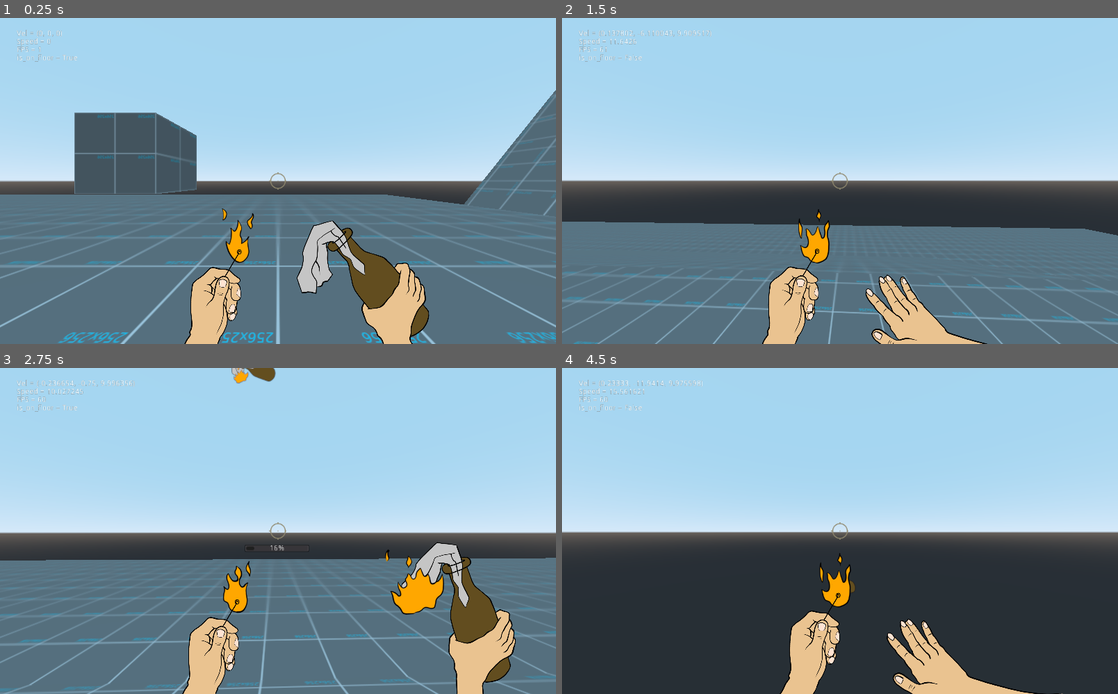
Above: before the commit, frames 1-4 (two rows, left to right).
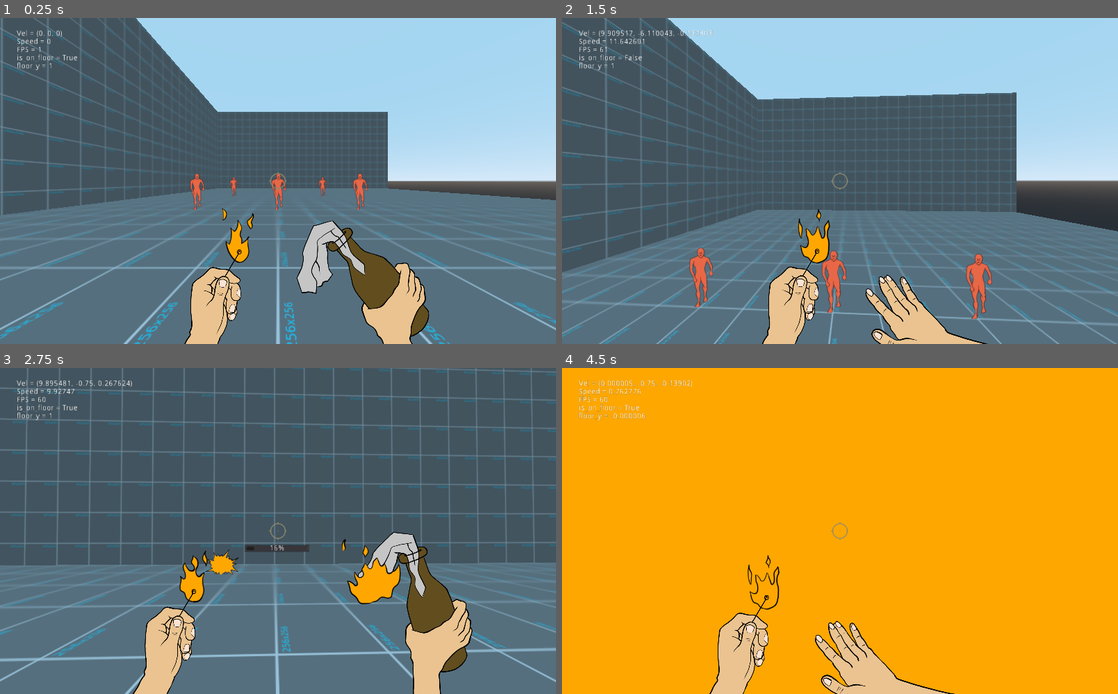
Above: after the commit, the same moments.

Repository: charliedavenport/FPS_Project
Game: Godot game, scene res://Level/Level.tscn
Same seed, same stepped clock (60 frames per second), same inputs: the game is played once before the commit and once after it.
Inputs (mouse positions are in pixels of both pictures, inside the frame that each line leads up to):
- Up to frame 1 (0.25 s): no input
- Up to frame 2 (1.5 s): tap Enter at 0.5 s; move the mouse to (867, 181) at 0.52 s; press the mouse at (867, 181) at 0.53 s; hold W (forward) from 0.53 s (still down); tap Space (jump) at 0.77 s; move the mouse to (812, 181) at 1.27 s; release the mouse at (812, 181) at 1.28 s; click (812, 181) at 1.35 s
- Up to frame 3 (2.75 s): keep holding W (forward); tap Space (jump) at 1.52 s; move the mouse to (289, 524) at 2.02 s; press the mouse at (289, 524) at 2.03 s
- Up to frame 4 (4.5 s): keep holding W (forward); move the mouse to (834, 537) at 2.77 s; release the mouse at (834, 537) at 2.78 s; click (834, 537) at 2.85 s; tap Space (jump) at 3.02, 3.77 s; move the mouse to (878, 534) at 3.52 s; press the mouse at (878, 534) at 3.53 s; move the mouse to (795, 527) at 4.27 s; release the mouse at (795, 527) at 4.28 s; click (795, 527) at 4.35 s

The runs differ from the first frame. In frame 1, 29% of the frame differs, in the area x 0-100%, y 0-100%; in frame 2, 43%; in frame 3, 74%; in frame 4, 99%.

Commit message:
force player to slide down steep slopes

Diff:
--- a/Level/Level.tscn
+++ b/Level/Level.tscn
@@ -1,12 +1,8 @@
-[gd_scene load_steps=8 format=2]
+[gd_scene load_steps=6 format=2]
 
 [ext_resource path="res://Player/Player.tscn" type="PackedScene" id=1]
 [ext_resource path="res://Assets/grid_material.tres" type="Material" id=3]
 [ext_resource path="res://Enemy/Enemy.tscn" type="PackedScene" id=4]
-
-[sub_resource type="CubeMesh" id=1]
-
-[sub_resource type="BoxShape" id=2]
 
 [sub_resource type="Animation" id=3]
 resource_name = "New Anim"
@@ -83,8 +79,18 @@
 material = ExtResource( 3 )
 
 [node name="CSGPolygon" type="CSGPolygon" parent="CSGCombiner"]
-transform = Transform( 5.0156, 0, 0, 0, 1.5611, 0, 0, 0, 14.5316, -13.1363, 0.233419, 7.16829 )
-polygon = PoolVector2Array( 0, 0, 0, 4, 1, 0 )
+transform = Transform( 5.0156, 0, 0, 0, 1.5611, 0, 0, 0, 4.48905, -13.1363, 0.233419, 7.16829 )
+polygon = PoolVector2Array( 0, 0, 0, 3, 1, 0 )
+material = ExtResource( 3 )
+
+[node name="CSGPolygon3" type="CSGPolygon" parent="CSGCombiner"]
+transform = Transform( 5.0156, 0, 0, 0, 1.5611, 0, 0, 0, 4.48905, -13.1363, 0.274655, 2.17826 )
+polygon = PoolVector2Array( 0, 0, 0.0178573, 1.81602, 1, 0 )
+material = ExtResource( 3 )
+
+[node name="CSGPolygon4" type="CSGPolygon" parent="CSGCombiner"]
+transform = Transform( 5.0156, 0, 0, 0, 1.5611, 0, 0, 0, 4.48905, -13.1363, 0.0186028, -2.56574 )
+polygon = PoolVector2Array( 0, 0, 0.00576687, 1.33556, 1, 0 )
 material = ExtResource( 3 )
 
 [node name="CSGPolygon2" type="CSGPolygon" parent="CSGCombiner"]
@@ -93,38 +99,26 @@
 material = ExtResource( 3 )
 
 [node name="Player" parent="." instance=ExtResource( 1 )]
-transform = Transform( 1, 0, 0, 0, 1, 0, 0, 0, 1, 0, 0.5, 0 )
+transform = Transform( -4.37114e-08, 0, 1, 0, 1, 0, -1, 0, -4.37114e-08, 0, 0.308448, -3 )
 look_sens = 0.001
 
-[node name="StaticBody" type="StaticBody" parent="."]
-transform = Transform( 1, 0, 0, 0, 1, 0, 0, 0, 1, 4, 2, 5 )
-collision_layer = 2
-collision_mask = 29
-
-[node name="MeshInstance" type="MeshInstance" parent="StaticBody"]
-mesh = SubResource( 1 )
-material/0 = ExtResource( 3 )
-
-[node name="CollisionShape" type="CollisionShape" parent="StaticBody"]
-shape = SubResource( 2 )
-
 [node name="Enemy2" parent="." instance=ExtResource( 4 )]
-transform = Transform( 0.5, 0, 0, 0, 0.5, 0, 0, 0, 0.5, 12, 0, 0 )
+transform = Transform( 0.5, 0, 0, 0, 0.5, 0, 0, 0, 0.5, 6, 0.304732, 0 )
 
 [node name="Enemy" parent="." instance=ExtResource( 4 )]
-transform = Transform( 0.5, 0, 0, 0, 0.5, 0, 0, 0, 0.5, 12, 0, -3 )
+transform = Transform( 0.5, 0, 0, 0, 0.5, 0, 0, 0, 0.5, 6, 0.304732, -3 )
 
 [node name="Enemy3" parent="." instance=ExtResource( 4 )]
-transform = Transform( 0.5, 0, 0, 0, 0.5, 0, 0, 0, 0.5, 12, 0, -6 )
+transform = Transform( 0.5, 0, 0, 0, 0.5, 0, 0, 0, 0.5, 6, 0.304732, -6 )
 
 [node name="Enemy4" parent="." instance=ExtResource( 4 )]
-transform = Transform( 0.5, 0, 0, 0, 0.5, 0, 0, 0, 0.5, 17, 0, 0 )
+transform = Transform( 0.5, 0, 0, 0, 0.5, 0, 0, 0, 0.5, 11, 0.304732, 0 )
 
 [node name="Enemy5" parent="." instance=ExtResource( 4 )]
-transform = Transform( 0.5, 0, 0, 0, 0.5, 0, 0, 0, 0.5, 17, 0, -3 )
+transform = Transform( 0.5, 0, 0, 0, 0.5, 0, 0, 0, 0.5, 11, 0.304732, -3 )
 
 [node name="Enemy6" parent="." instance=ExtResource( 4 )]
-transform = Transform( 0.5, 0, 0, 0, 0.5, 0, 0, 0, 0.5, 17, 0, -6 )
+transform = Transform( 0.5, 0, 0, 0, 0.5, 0, 0, 0, 0.5, 11, 0.304732, -6 )
 
 [node name="SpotLight" type="SpotLight" parent="."]
 transform = Transform( -0.267437, 0.933633, -0.238342, -0.179493, 0.194753, 0.964289, 0.94671, 0.300667, 0.115496, 11.1429, 9.7561, -1.19929 )
--- a/Player/Player.gd
+++ b/Player/Player.gd
@@ -8,6 +8,7 @@
 export var fall_accel_up: float = 1.0
 export var max_fall_speed: float = -15.0
 export var jump_speed: float = 10.0
+export var max_floor_angle: float = 0.7
 
 var vel: Vector3
 var move_input: Vector3
@@ -16,6 +17,9 @@
 var is_jump_cooldown: bool
 var jump_request: bool
 var is_returning_weapon_center: bool
+
+var min_floor_y: float
+var floor_y: float
 
 onready var cam = get_node("Camera")
 onready var jump_timer = get_node("JumpTimer")
@@ -29,6 +33,8 @@
 	is_jump_cooldown = false
 	jump_timer.connect("timeout", self, "on_jump_cooldown")
 	is_returning_weapon_center = false
+	min_floor_y = sin((PI/2) - max_floor_angle) # i <3 trig
+	print(min_floor_y)
 
 func _input(event):
 	if event is InputEventMouseMotion:
@@ -46,7 +52,7 @@
 		snap = -get_floor_normal()
 	else:
 		snap = Vector3.ZERO
-	#apply_slope()
+	apply_slope()
 	apply_move_acceleration(delta)
 	if jump_request and is_on_floor():
 		apply_jump()
@@ -55,10 +61,8 @@
 		jump_request = false
 		apply_gravity(delta)
 	#vel = move_and_slide(move_input, Vector3.UP, true, 4, 1.22)
-	vel = move_and_slide_with_snap(move_input, snap, Vector3.UP, true, 4)
-#	var slides = get_slide_count()
-#	if slides > 0:
-#		handle_slopes(slides)
+	vel = move_and_slide_with_snap(move_input, snap, Vector3.UP, true, 4, 0.6)
+
 
 func apply_slope() -> void:
 	# rotate movement input to be on the plane of a slope
@@ -67,8 +71,10 @@
 		return
 	for i in range(slides):
 		var col = get_slide_collision(i)
-		if col.normal.y < 1.0:
-			pass
+		floor_y = col.normal.y
+		if floor_y < min_floor_y:
+			move_input.x = 0
+			move_input.z = 0
 
 func apply_move_acceleration(delta: float) -> void:
 	var wish_dir = move_input * move_speed
--- a/Player/Player.tscn
+++ b/Player/Player.tscn
@@ -556,6 +556,10 @@
 "values": [ Vector2( 512, 600 ), Vector2( 458.907, 595.635 ), Vector2( 417.613, 575.459 ), Vector2( 458.907, 595.635 ), Vector2( 512, 600 ), Vector2( 512, 600 ), Vector2( 558.904, 595.358 ), Vector2( 606.4, 575.459 ), Vector2( 558.904, 595.358 ) ]
 }
 
+[sub_resource type="CylinderShape" id=10]
+radius = 0.406788
+height = 0.54172
+
 [node name="Player" type="KinematicBody"]
 pause_mode = 1
 collision_mask = 26
@@ -706,3 +710,7 @@
 __meta__ = {
 "_edit_use_anchors_": false
 }
+
+[node name="CollisionShape2" type="CollisionShape" parent="."]
+transform = Transform( 1, 0, 0, 0, 1, 0, 0, 0, 1, 0, 0.306442, 0 )
+shape = SubResource( 10 )
--- a/Player/PlayerHud.gd
+++ b/Player/PlayerHud.gd
@@ -5,11 +5,13 @@
 var stat_text = "Vel = %s \n"\
 	+ "Speed = %s \n"\
 	+ "FPS = %s \n"\
-	+ "is_on_floor = %s \n"
+	+ "is_on_floor = %s \n"\
+	+ "floor_y = %s \n"
 var speed: float
 var vel: Vector3
 var fps: float
 var is_on_floor: bool
+var floor_angle
 
 func _ready():
 	molotovChargeBar.visible = false
@@ -20,4 +22,6 @@
 	#speed_horizontal = Vector2(vel.x, vel.z).length()
 	fps = Performance.get_monitor(Performance.TIME_FPS)
 	is_on_floor = get_parent().is_on_floor()
-	$StatsText.text = stat_text % [vel, speed, fps, is_on_floor]
+	#floor_angle = (PI/2) - asin(get_parent().floor_y)
+	floor_angle = get_parent().floor_y
+	$StatsText.text = stat_text % [vel, speed, fps, is_on_floor, floor_angle]
Not shown, changed: Assets/Sprites/explosion.png.import
Not shown, changed: Assets/Sprites/explosion_spritesheet.png.import
Not shown: 1 places in Player/Player.tscn that only renumber resources
